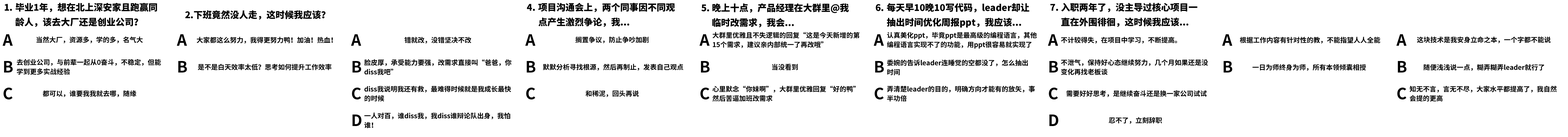
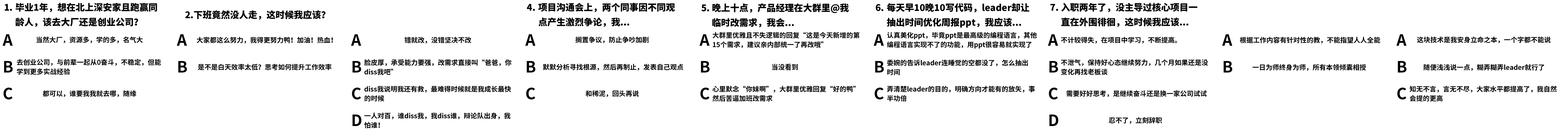
Layer changes from the first 1568px x 137px image to the second:
renamed "一人对百，谁diss我，我diss谁辩论队出身，我怕谁！" to "一人对百，谁diss我，我diss谁，辩论队出身，我怕谁！", painted on it over left=364, top=112, right=511, bottom=129
